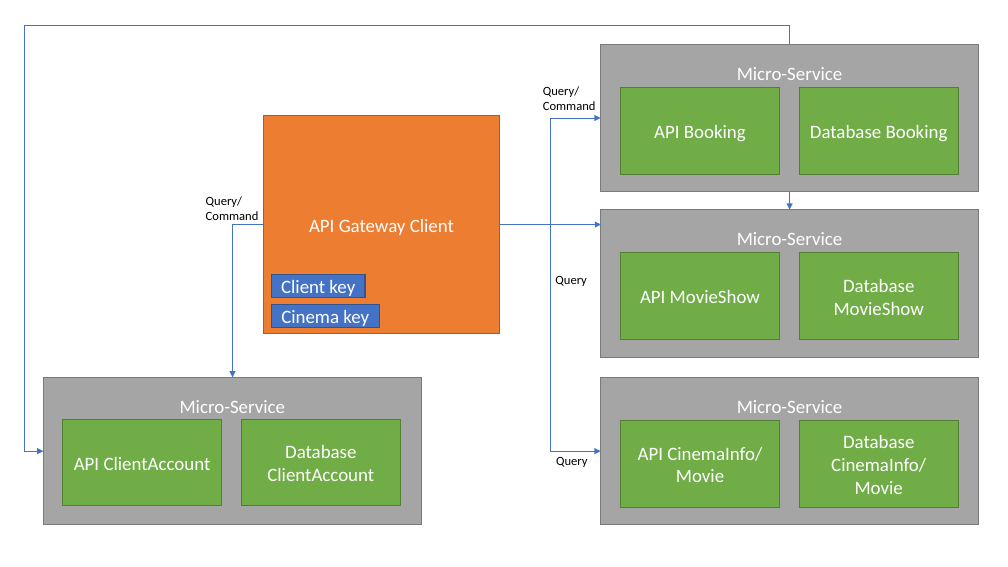
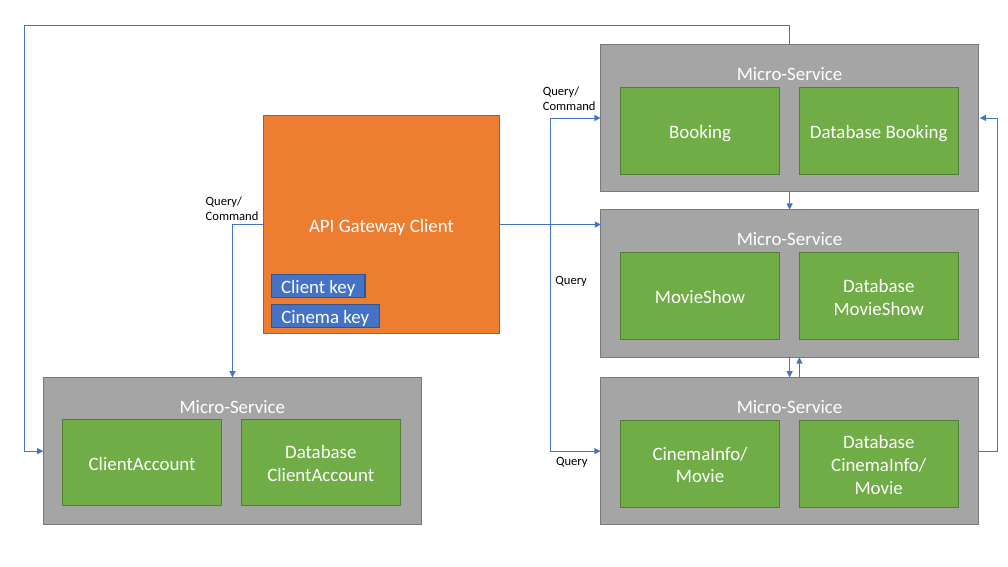
Before and after one commit to tcatonet/AL, a slide deck: slide 32 of projet AL.pptx (slide 26 before the commit). Drawn at 1008x567 pixels with LibreOffice and Linux fonts; fonts in the diff are those of the drawing. Boxes give left, top, right and bottom in pixels: in the first picture for what was removed or moved away, otherwise in the second. Text is boxed around its words. In the diff, an @@ line names an element or a change of style, - is before the commit and + after.

```diff
--- a/projet AL.pptx
+++ b/projet AL.pptx
@@ elbow arrow added from (979, 451) to (980, 118), #4472C4 0.5 pt @@
@@ text in rectangle at (669,125,731,141): text changed @@
-API Booking
+Booking
@@ text in rectangle at (655,290,745,303): text changed @@
-API MovieShow
+MovieShow
@@ arrow added from (789, 358) to (789, 377), #4472C4 0.5 pt @@
@@ arrow added from (799, 377) to (799, 358), #4472C4 0.5 pt @@
@@ text in rectangle at (653,447,748,461): text changed @@
-API CinemaInfo/
+CinemaInfo/
@@ text in rectangle at (89,457,196,470): text changed @@
-API ClientAccount
+ClientAccount
```
Also in this commit, not shown: 11 other slides changed, 6 slides added, 13 other files.
